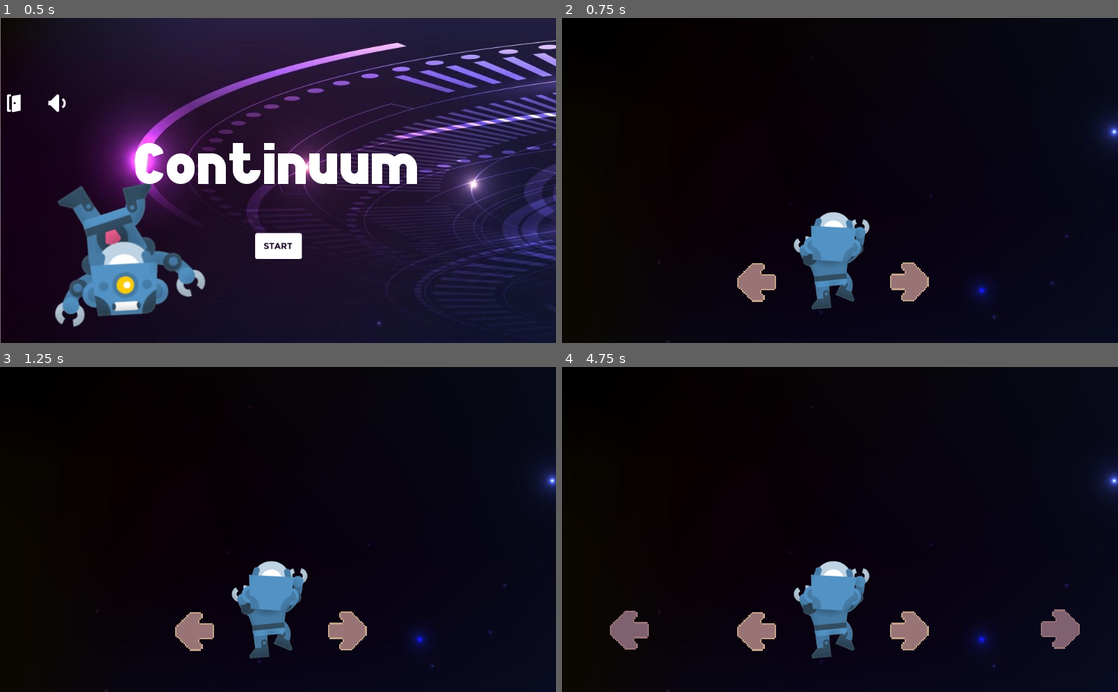
Above: before the commit, frames 1-4 (two rows, left to right).
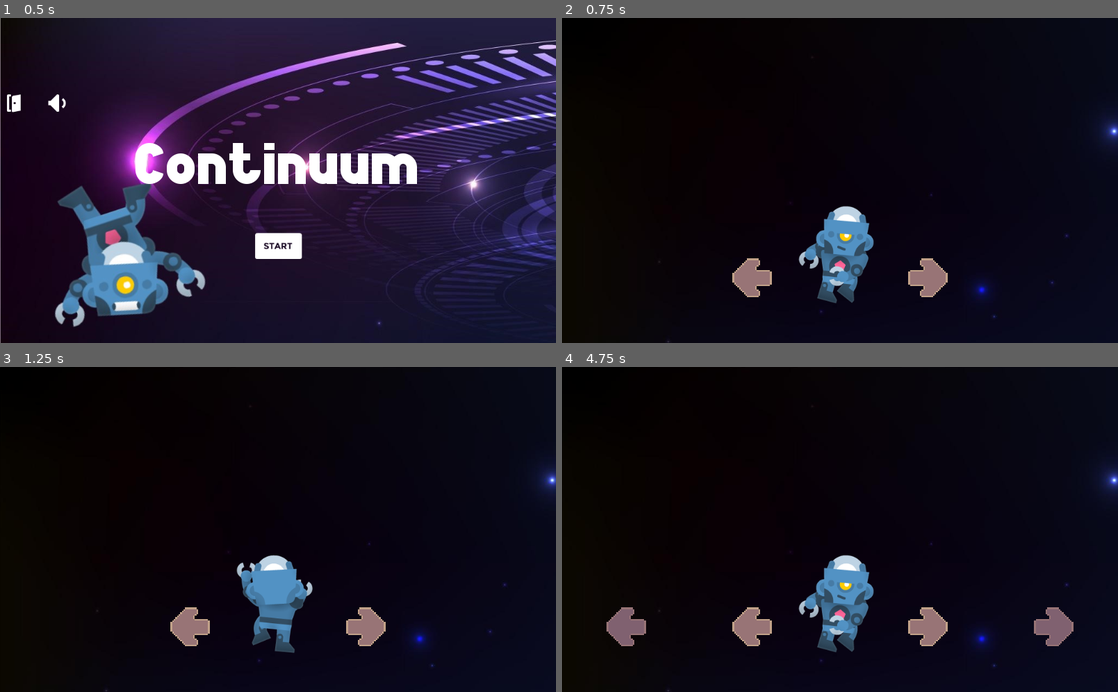
Above: after the commit, the same moments.

Repository: TrejoJulian/unq-ipv-boss-continuum
Game: Godot game, scene res://GUI.tscn
Two runs of this game, one before a commit and one after it. Both use one fixed random seed, a clock stepped at 60 frames per second and the inputs below.
Inputs (mouse positions are in pixels of both pictures, inside the frame that each line leads up to):
- Up to frame 1 (0.5 s): no input
- Up to frame 2 (0.75 s): click (840, 245) at 0.5 s
- Up to frame 3 (1.25 s): no input
- Up to frame 4 (4.75 s): hold A (left_arrow_pressed) 2.03-2.78 s; tap Enter at 3.5 s; hold A (left_arrow_pressed) from 4.28 s (still down)

Frame 1 is identical in both runs. In frame 2, 3.4% of the frame differs, in the area x 30-100%, y 33-93%; in frame 3, 3.0%; in frame 4, 3.9%, in the area x 8-100%, y 33-93%.

Commit message:
Fix positions + health_bar logic

Diff:
--- a/Game.gd
+++ b/Game.gd
@@ -2,44 +2,53 @@
 
 
 # Declare member variables here. Examples:
-# var a = 2
-# var b = "text"
+var health_bar = 100
 var score = 0
-var note_strike = 0
+var note_streak = 0
 
 
 # Called when the node enters the scene tree for the first time.
 func _ready():
 	$RightNoteTimer.wait_time = 4
 	$LeftNoteTimer.wait_time = 4
+	$HealthTimer.wait_time = 0.5
 	$RightNoteTimer.start()
 	$LeftNoteTimer.start()
+	$HealthTimer.start()
 
 
 func _physics_process(delta):
-	pass
+	print(health_bar)
+	print(score)
+	print(note_streak)
 
 
 func increase_score(n):
-	note_strike += 1
+	health_bar += 5
+	note_streak += 1
 	score += n
 
 
 func handle_miss():
-	note_strike = 0
-	score -= 1
+	health_bar -= 10
+	note_streak = 0
+
 
 
 func _on_RightNoteTimer_timeout():
 	$RightSideNoteSpawner.spawn()
-	if(note_strike <= 10):
+	if(note_streak <= 10):
 		$RightNoteTimer.wait_time = randi()%6+3
 	else:
 		$RightNoteTimer.wait_time = randi()%4+1
 
 func _on_LeftNoteTimer_timeout():
 	$LeftSideNoteSpawner.spawn()
-	if(note_strike <= 10):
+	if(note_streak <= 10):
 		$LeftNoteTimer.wait_time = randi()%6+3
 	else:
 		$LeftNoteTimer.wait_time = randi()%4+1
+
+
+func _on_HealthTimer_timeout():
+	health_bar -= 1
--- a/Game.tscn
+++ b/Game.tscn
@@ -16,41 +16,45 @@
 anchor_right = 1.0
 anchor_bottom = 1.0
 margin_left = -5.93396
-margin_top = -4.97428
+margin_top = -5.60386
 margin_right = 2994.07
-margin_bottom = 1995.03
+margin_bottom = 1994.4
 texture = ExtResource( 1 )
 __meta__ = {
 "_edit_use_anchors_": false
 }
 
 [node name="Player" parent="." instance=ExtResource( 2 )]
+position = Vector2( 512, 400 )
 
 [node name="ArrowLeft" parent="." instance=ExtResource( 3 )]
-position = Vector2( 358.368, 488.017 )
+position = Vector2( 350, 480 )
 scale = Vector2( 3, 3 )
 
 [node name="ArrowRight" parent="." instance=ExtResource( 3 )]
-position = Vector2( 639.532, 487.31 )
+position = Vector2( 674, 480 )
 scale = Vector2( 3, 3 )
 frames = ExtResource( 4 )
 input = "right_arrow_pressed"
 
 [node name="LeftSideNoteSpawner" parent="." instance=ExtResource( 5 )]
-position = Vector2( 105.734, 485.859 )
+position = Vector2( 100, 480 )
 note_scene = ExtResource( 6 )
 note_direction = "Left"
 
 [node name="RightSideNoteSpawner" parent="." instance=ExtResource( 5 )]
-position = Vector2( 935.956, 483.96 )
+position = Vector2( 924, 480 )
 note_scene = ExtResource( 6 )
 
 [node name="BadArea" parent="." instance=ExtResource( 8 )]
-position = Vector2( 495.339, 489.104 )
+position = Vector2( 512, 480 )
 
 [node name="RightNoteTimer" type="Timer" parent="."]
 
 [node name="LeftNoteTimer" type="Timer" parent="."]
 
+[node name="HealthTimer" type="Timer" parent="."]
+
 [connection signal="timeout" from="RightNoteTimer" to="." method="_on_RightNoteTimer_timeout"]
 [connection signal="timeout" from="LeftNoteTimer" to="." method="_on_LeftNoteTimer_timeout"]
+[connection signal="timeout" from="HealthTimer" to="." method="_on_HealthTimer_timeout"]
--- a/entities/arrow/ArrowButton.gd
+++ b/entities/arrow/ArrowButton.gd
@@ -22,17 +22,17 @@
 		if event.is_action_pressed(input, false):
 			if current_note != null:
 				if perfect:
-					#get_parent().increase_score(perfect_score)
+					get_parent().increase_score(perfect_score)
 					current_note.destroy(perfect_score)
 				elif great:
-					#get_parent().increase_score(great_score)
+					get_parent().increase_score(great_score)
 					current_note.destroy(great_score)
 				elif okay:
-					#get_parent().increase_score(okay_score)
+					get_parent().increase_score(okay_score)
 					current_note.destroy(okay_score)
 				_reset()
-			#else:
-				#get_parent().handle_miss()
+			else:
+				get_parent().handle_miss()
 		if event.is_action_pressed(input):
 			frame = 1
 		elif event.is_action_released(input):
--- a/entities/arrow/BadArea.gd
+++ b/entities/arrow/BadArea.gd
@@ -3,3 +3,4 @@
 func _on_BadArea_area_entered(area):
 	if area.is_in_group("note"):
 		area.bad_area_entered()
+		get_parent().handle_miss()
--- a/entities/note/Note.gd
+++ b/entities/note/Note.gd
@@ -38,20 +38,16 @@
 	if score == 3:
 		$Node2D/Label.text = "PERFECT"
 		$Node2D/Label.modulate = Color("f6d6bd")
-		#get_parent().increase_score(3)
 	elif score == 2:
 		$Node2D/Label.text = "GREAT"
 		$Node2D/Label.modulate = Color("c3a38a")
-		#get_parent().increase_score(2)
 	elif score == 1:
 		$Node2D/Label.text = "OKAY"
 		$Node2D/Label.modulate = Color("997577")
-		#get_parent().increase_score(1)
 
 
 func bad_area_entered():
 	queue_free()
-#	get_parent().handle_miss()
 
 func _on_Timer_timeout():
 	queue_free()
--- a/entities/player/Player.tscn
+++ b/entities/player/Player.tscn
@@ -22,3 +22,5 @@
 [node name="AnimatedSprite" type="AnimatedSprite" parent="."]
 frames = SubResource( 1 )
 animation = "idle"
+frame = 5
+playing = true
